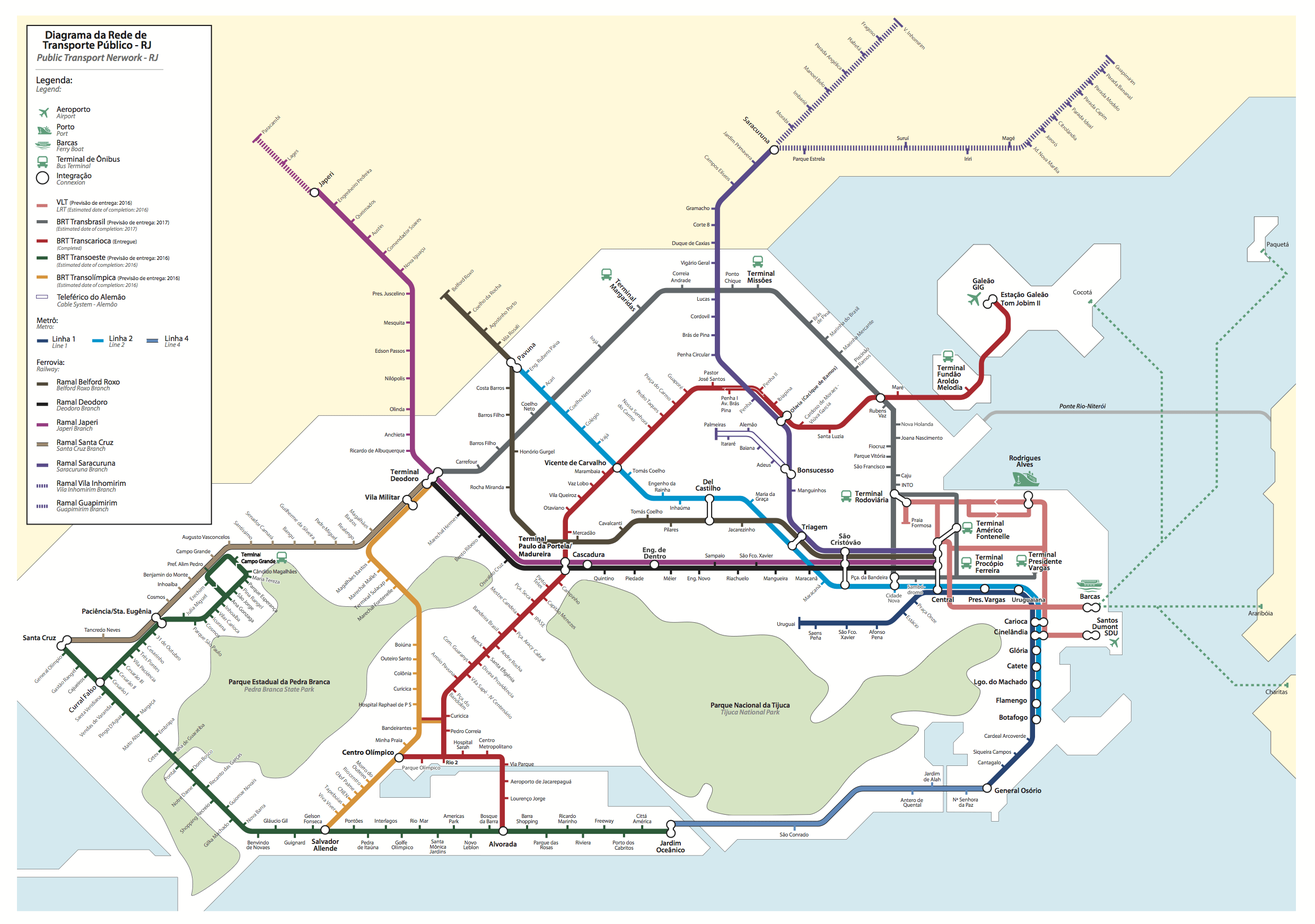
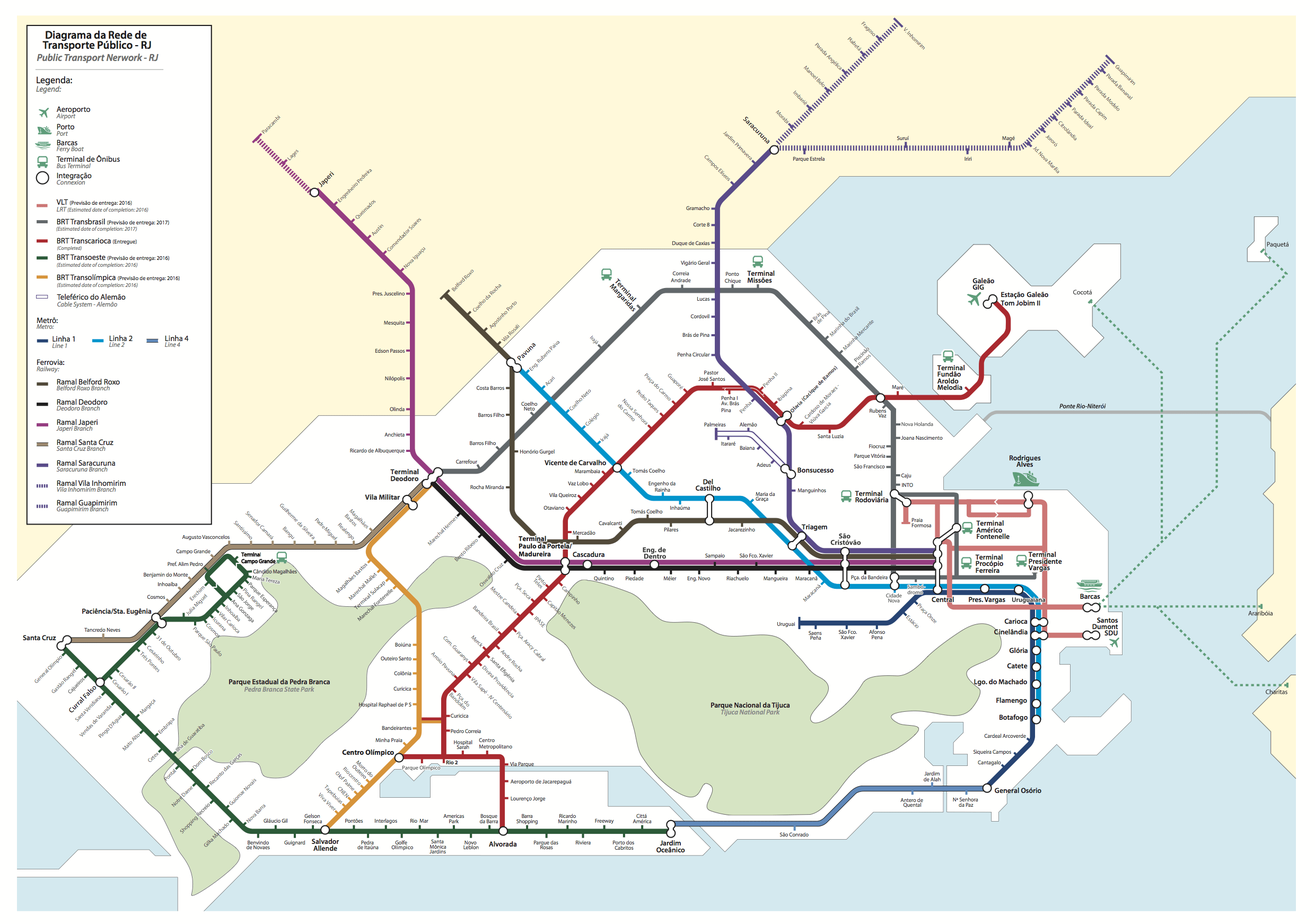
Before/after of a 1315x924 layered artwork. What changed in the layer stack:
added layer "Transoeste-patch" above "Transcarioca-GIG-patch" over [121, 654, 156, 685]
